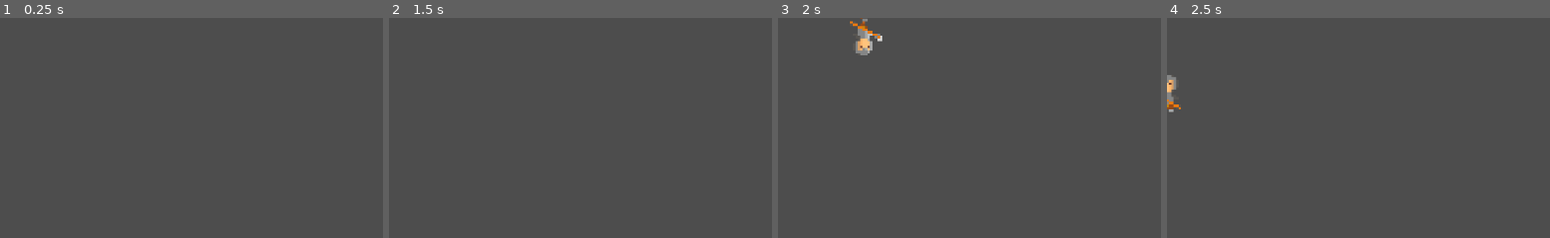
Above: before the commit, frames 1-4 (left to right).
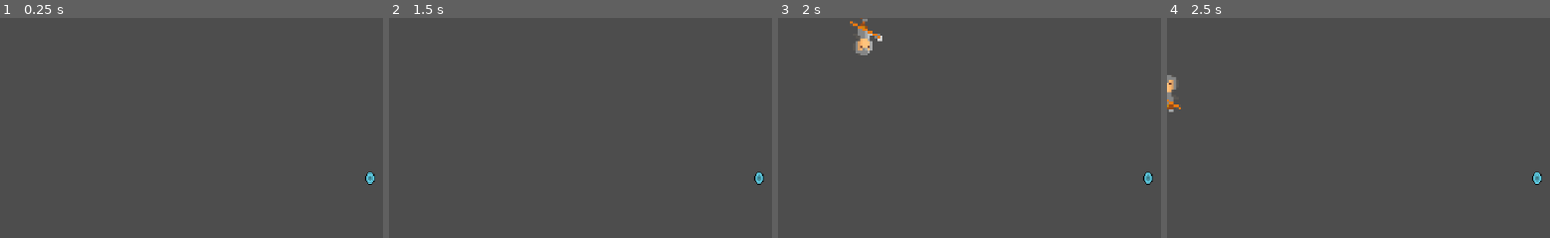
Above: after the commit, the same moments.

Repository: KindaBoringHere/puzzle-platformer
Game: Godot game, scene res://scenes/level_1.tscn
The game is run twice, just before and just after one commit, with the same random seed, the same clock (stepped at 60 frames per second) and the same inputs. This scene is started directly instead of the project's main scene.
Inputs:
- Up to frame 1 (0.25 s): no input
- Up to frame 2 (1.5 s): hold Right (ui_right) from 0.53 s (still down); tap H (gravity) at 0.6, 1.35 s
- Up to frame 3 (2 s): keep holding Right (ui_right)
- Up to frame 4 (2.5 s): release Right (ui_right) at 2.03 s; hold Left (ui_left) from 2.03 s (still down); tap H (gravity) at 2.1 s
The pictures show only the part of the screen within x 37-87%, y 0-50%; the shares and areas given below are measured in that part.

The runs differ from the first frame. In frame 1, 0.1% of the frame differs, in the area x 95-98%, y 69-76%; in frame 2, 0.1%; in frame 3, 0.1%; in frame 4, 0.1%.

Commit message:
Update level_1.tscn

Diff:
--- a/scenes/level_1.tscn
+++ b/scenes/level_1.tscn
@@ -38,14 +38,14 @@
 
 [node name="level 1" type="Node2D"]
 
+[node name="level tamplate" parent="." instance=ExtResource("3_ti0xo")]
+
+[node name="player" parent="." instance=ExtResource("2_kdp1t")]
+position = Vector2(108, 425)
+
 [node name="enviroment" type="TileMapLayer" parent="."]
 scale = Vector2(2.4, 2.4)
 tile_set = SubResource("TileSet_nfkwa")
 
 [node name="portal" parent="." instance=ExtResource("3_u7bj0")]
-position = Vector2(768, 38)
-
-[node name="level tamplate" parent="." instance=ExtResource("3_ti0xo")]
-
-[node name="player" parent="." instance=ExtResource("2_kdp1t")]
-position = Vector2(108, 425)
+position = Vector2(900, 248)
Not shown: 1 places in scenes/level_1.tscn that only renumber resources
